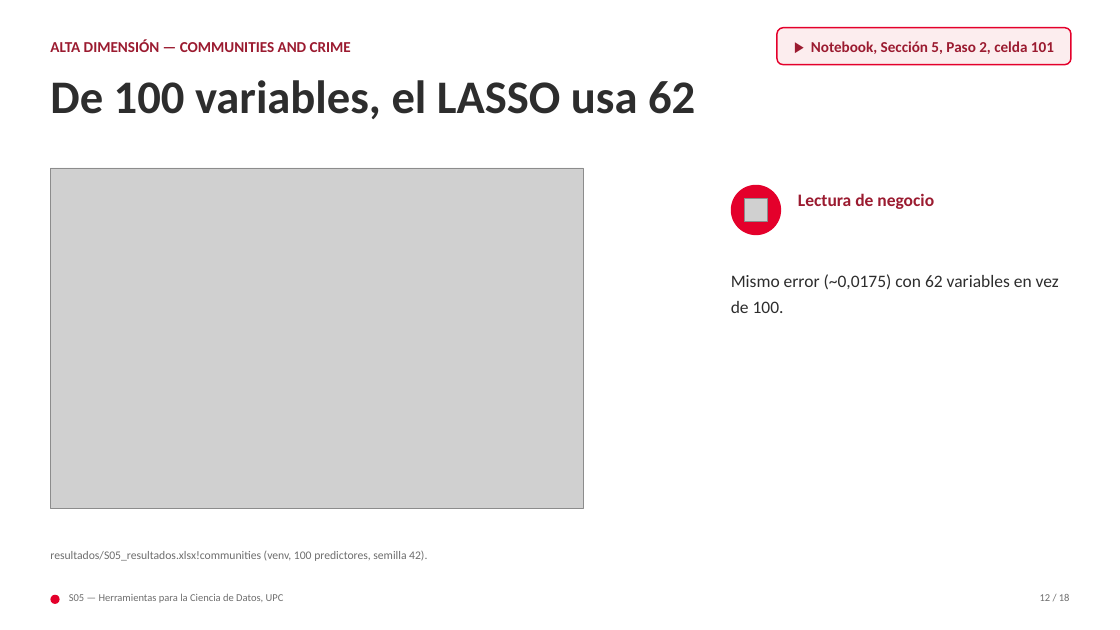
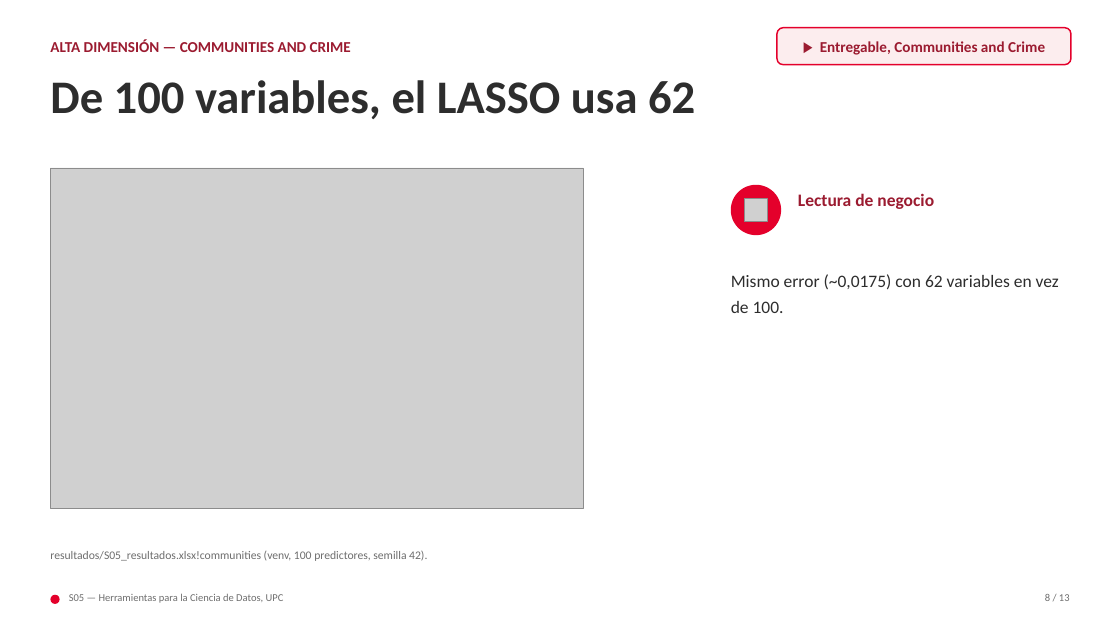
Before and after one commit to jonatanfigueroagil-creator/herramientas-ciencia-datos-alumnos, a slide deck: slide 8 of pregrado/s05/presentacion/S05B.pptx (slide 12 before the commit). Drawn at 1120x630 pixels with LibreOffice and Linux fonts; fonts in the diff are those of the drawing; grey boxes stand for pictures. Boxes give left, top, right and bottom in pixels: in the first picture for what was removed or moved away, otherwise in the second. Text is boxed around its words. In the diff, an @@ line names an element or a change of style, - is before the commit and + after.

```diff
--- a/pregrado/s05/presentacion/S05B.pptx
+++ b/pregrado/s05/presentacion/S05B.pptx
@@ text in rounded rectangle at (820, 41, 1045, 55): text changed @@
-▶ Notebook, Sección 5, Paso 2, celda 101
+▶ Entregable, Communities and Crime
@@ text at (1045, 594, 1070, 601): text changed @@
-12 / 18
+8 / 13
```
Also in this commit, not shown: 10 other slides changed, 5 slides removed, 23 other files.
